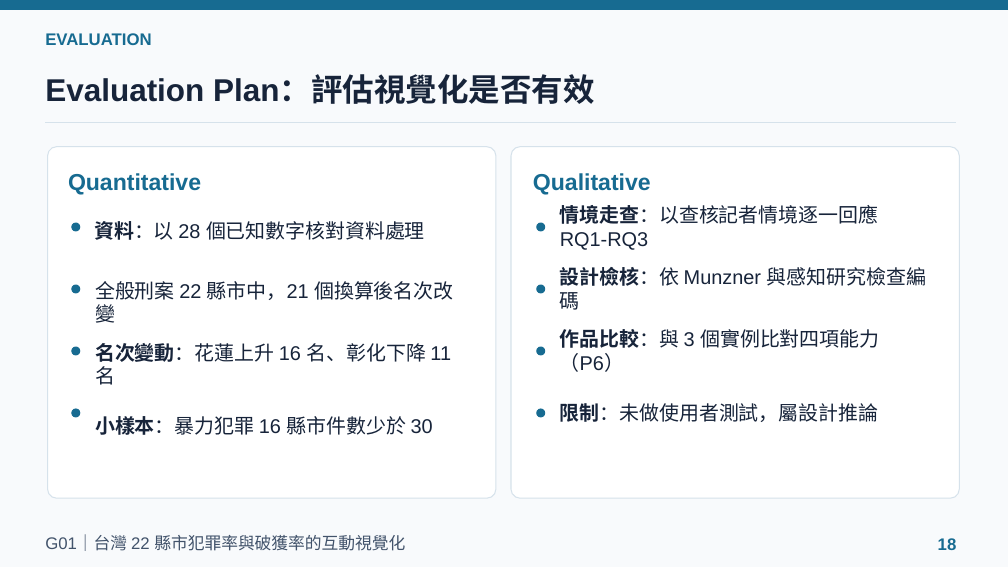
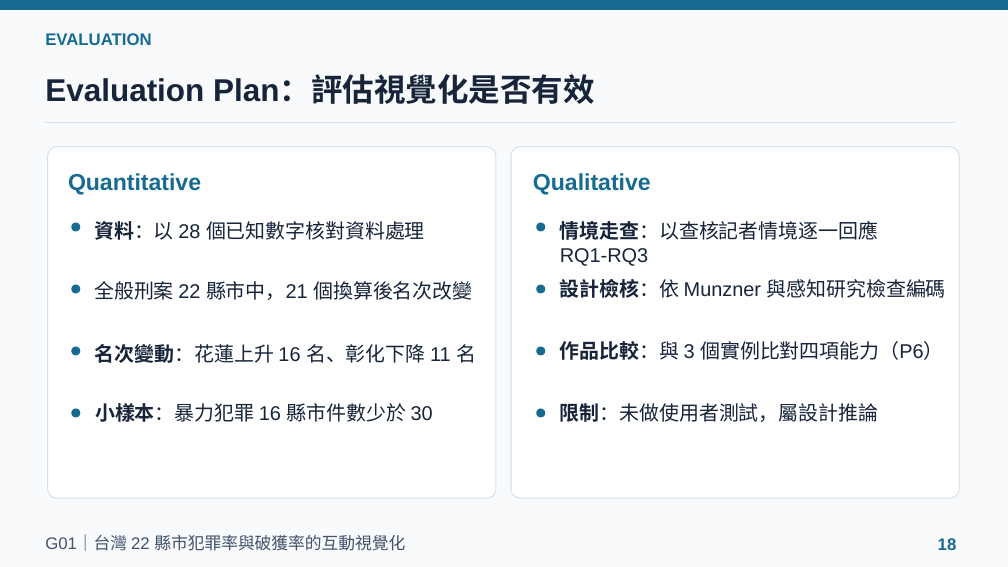
Before and after one commit to powerkaifu/taiwan-crime-rate-vis, a slide deck: slide 18 of docs/VIS_Final_Proposal_G01.pptx. Drawn at 1008x567 pixels with LibreOffice and Linux fonts; fonts in the diff are those of the drawing. Boxes give left, top, right and bottom in pixels: in the first picture for what was removed or moved away, otherwise in the second. Text is boxed around its words. In the diff, an @@ line names an element or a change of style, - is before the commit and + after.

```diff
--- a/docs/VIS_Final_Proposal_G01.pptx
+++ b/docs/VIS_Final_Proposal_G01.pptx
@@ text "情境走查：以查核記者情境逐一回應 RQ1-RQ3": place and size @@
-text "情境走查：以查核記者情境逐一回應 RQ1-RQ3" at box(560, 205, 879, 250)
+text "情境走查：以查核記者情境逐一回應 RQ1-RQ3" at box(560, 221, 879, 266)
@@ text "全般刑案 22 縣市中，21 個換算後名次改變" rewrapped from box(95, 281, 453, 323) to box(94, 281, 472, 300) @@
@@ text "設計檢核：依 Munzner 與感知研究檢查編碼" rewrapped from box(560, 267, 926, 310) to box(560, 279, 946, 298) @@
@@ text "名次變動：花蓮上升 16 名、彰化下降 11 名" rewrapped from box(95, 343, 451, 385) to box(95, 344, 476, 363) @@
@@ text "作品比較：與 3 個實例比對四項能力（P6）" rewrapped from box(560, 329, 879, 372) to box(560, 341, 943, 360) @@
@@ text "小樣本：暴力犯罪 16 縣市件數少於 30": place and size @@
-text "小樣本：暴力犯罪 16 縣市件數少於 30" at box(95, 416, 433, 435)
+text "小樣本：暴力犯罪 16 縣市件數少於 30" at box(95, 403, 433, 422)
```
Also in this commit, not shown: 8 other slides changed, 1 other file.
